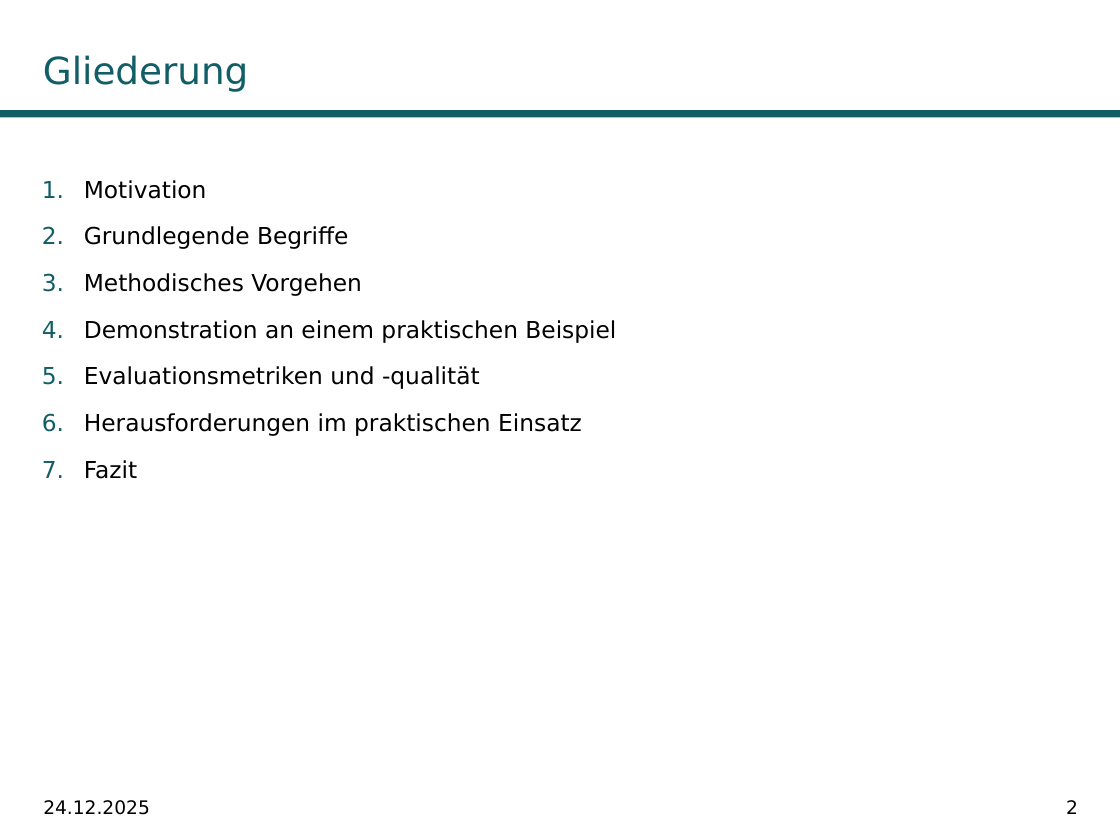
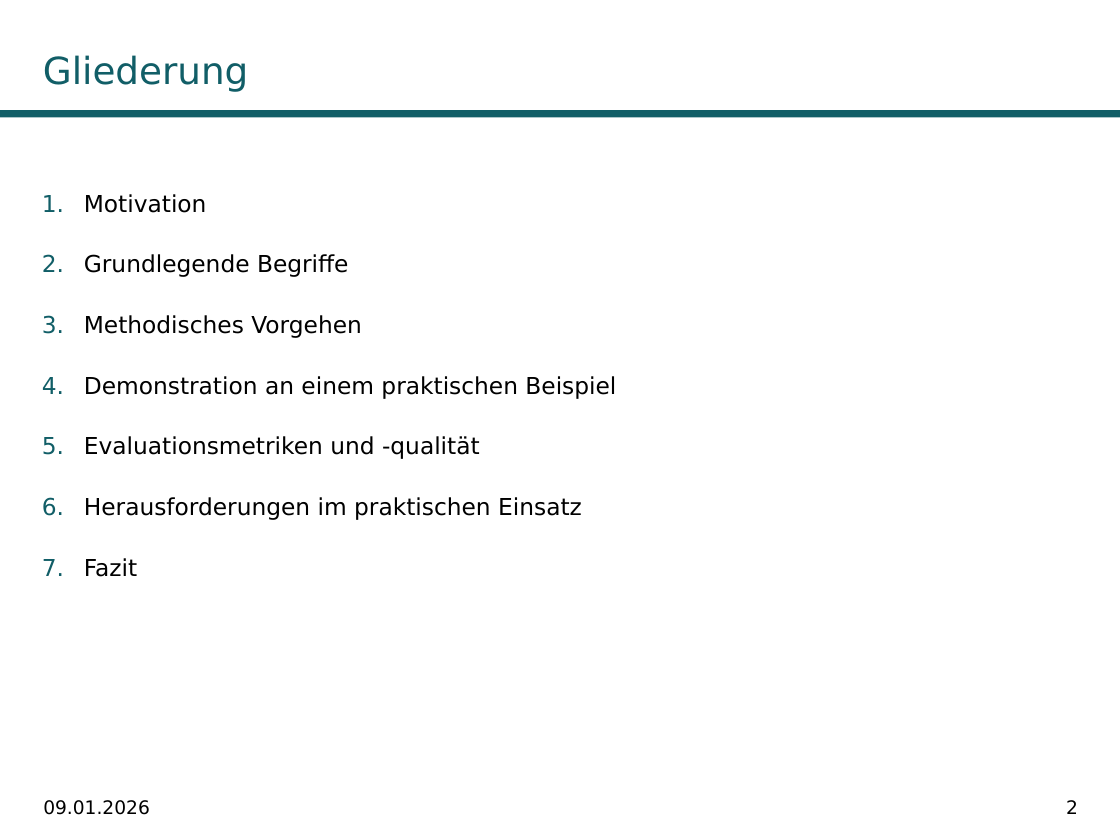
Before and after one commit to fabiw98/Seminar_DICE, a slide deck: slide 2 of Präsentation/DiCE_PowerPoint.potx. Drawn at 1120x840 pixels with LibreOffice and Linux fonts; fonts in the diff are those of the drawing; background and template pictures are left out. Boxes give left, top, right and bottom in pixels: in the first picture for what was removed or moved away, otherwise in the second. Text is boxed around its words. In the diff, an @@ line names an element or a change of style, - is before the commit and + after.

```diff
--- a/Präsentation/DiCE_PowerPoint.potx
+++ b/Präsentation/DiCE_PowerPoint.potx
@@ text "Motivation" at (x1=84, y1=194, x2=616, y2=577): line spacing 1.5 to 2 @@
@@ text at (x1=43, y1=800, x2=150, y2=815): text changed @@
-24.12.2025
+09.01.2026
```
Also in this commit, not shown: 30 other slides changed, 5 other files.
